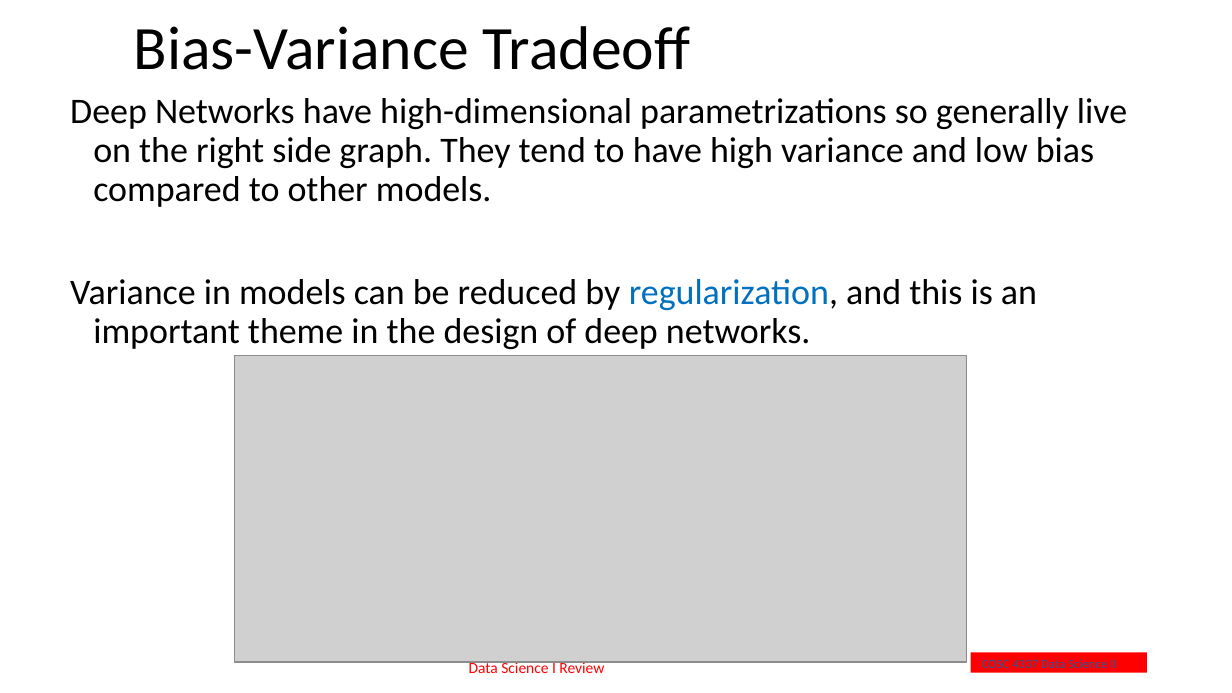
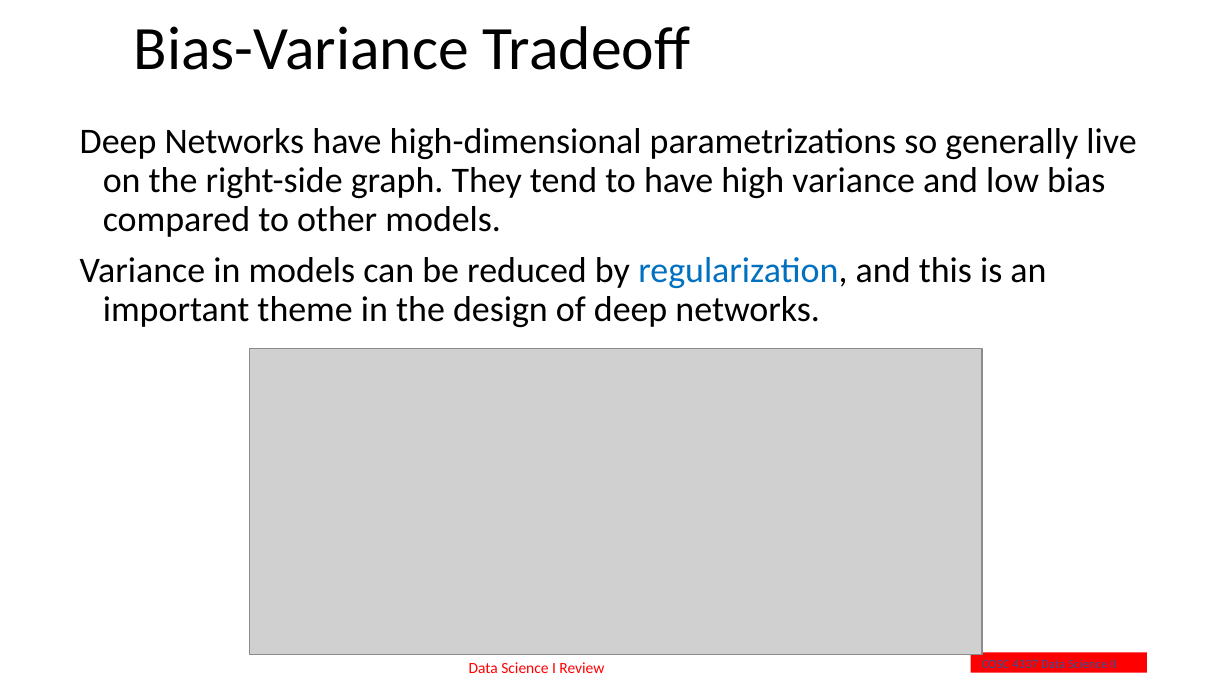
Before and after one commit to Israeli21/data_science_2, a slide deck: slide 59 of Part 1 Lectures/0_Data_Science_Quick_Review.pptx. Drawn at 1232x693 pixels with LibreOffice and Linux fonts; fonts in the diff are those of the drawing; grey boxes stand for pictures; background and template pictures are left out. Boxes give left, top, right and bottom in pixels: in the first picture for what was removed or moved away, otherwise in the second. Text is boxed around its words. In the diff, an @@ line names an element or a change of style, - is before the commit and + after.

```diff
--- a/Part 1 Lectures/0_Data_Science_Quick_Review.pptx
+++ b/Part 1 Lectures/0_Data_Science_Quick_Review.pptx
@@ text "Deep Networks have high-dimensional parametrizations ...": place and size @@
-text "Deep Networks have high-dimensional parametrizations ..." at bbox=[70, 98, 1127, 350]
+text "Deep Networks have high-dimensional parametrizations ..." at bbox=[80, 128, 1136, 328]
@@ text at bbox=[80, 128, 1136, 237]: text changed @@
-Deep Networks have high-dimensional parametrizations so generally live on the right side graph. They tend to have high variance and low bias compared to other models.
+Deep Networks have high-dimensional parametrizations so generally live on the right-side graph. They tend to have high variance and low bias compared to other models.
@@ picture: place and size @@
-picture at bbox=[235, 355, 966, 661]
+picture at bbox=[250, 348, 982, 655]
```
Also in this commit, not shown: 5 other files.
